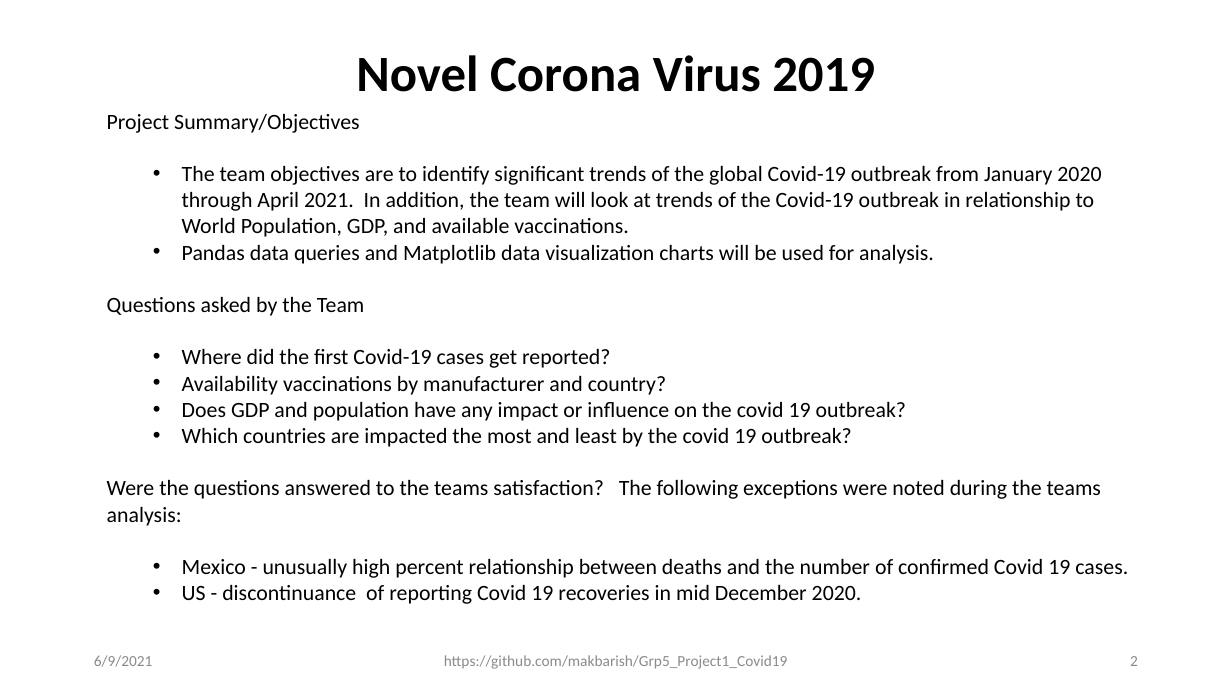
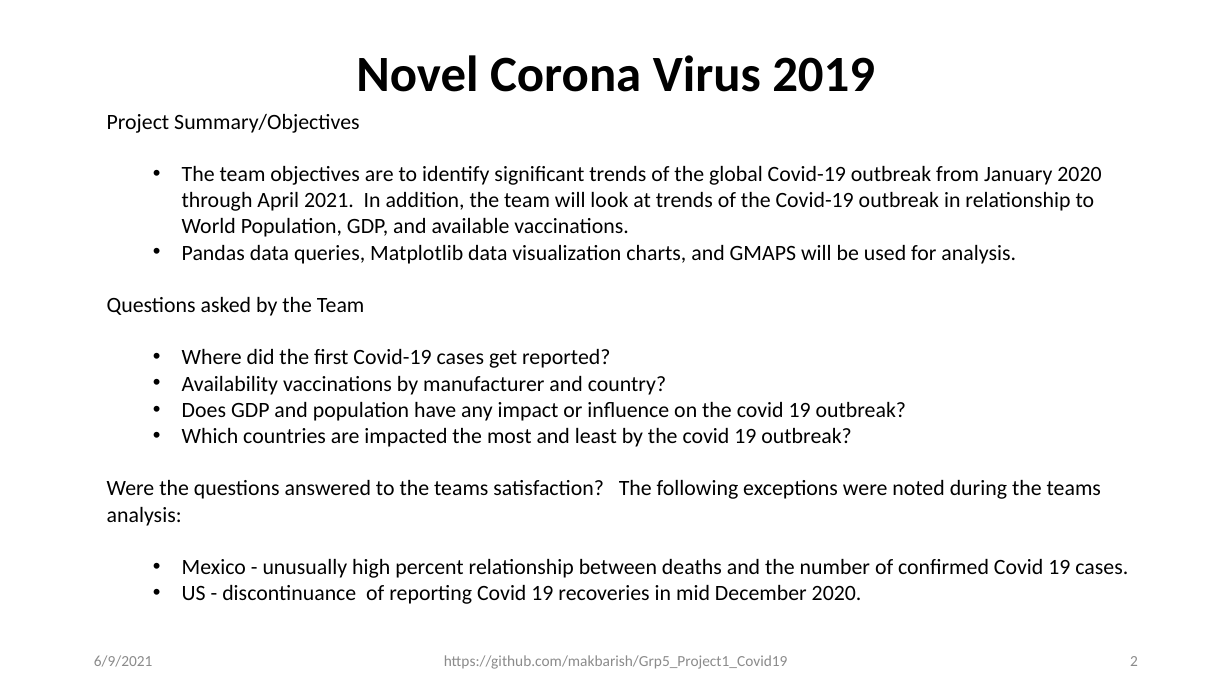
Before and after one commit to makbarish/Grp5_Project1_Covid19, a slide deck: slide 2 of Clay/Novel_Corona_Virus_2019_v2.pptx. Drawn at 1232x693 pixels with LibreOffice and Linux fonts; fonts in the diff are those of the drawing. Boxes give left, top, right and bottom in pixels: in the first picture for what was removed or moved away, otherwise in the second. Text is boxed around its words. In the diff, an @@ line names an element or a change of style, - is before the commit and + after.

```diff
--- a/Clay/Novel_Corona_Virus_2019_v2.pptx
+++ b/Clay/Novel_Corona_Virus_2019_v2.pptx
@@ text at bbox=[182, 245, 1016, 264]: text changed @@
-  • Pandas data queries and Matplotlib data visualization charts will be used for analysis.
+  • Pandas data queries, Matplotlib data visualization charts, and GMAPS will be used for analysis.
```
Also in this commit, not shown: 1 slide added, 21 other files.
